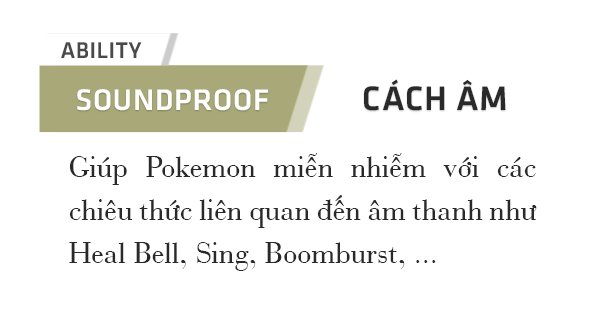
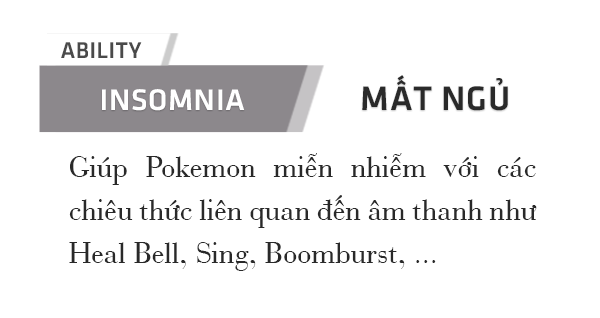
Layers edited between the first and the second 600px x 318px image:
renamed "CÁCH ÂM" to "MẤT NGỦ", painted on it over [362, 75, 508, 111]
renamed "SOUNDPROOF" to "INSOMNIA", painted on it over [77, 89, 268, 111]
